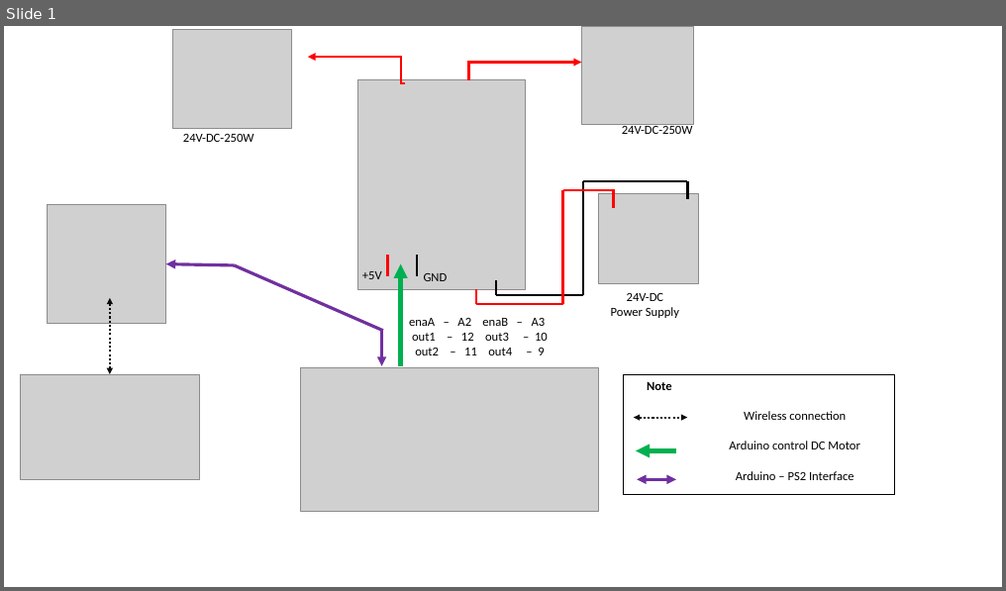
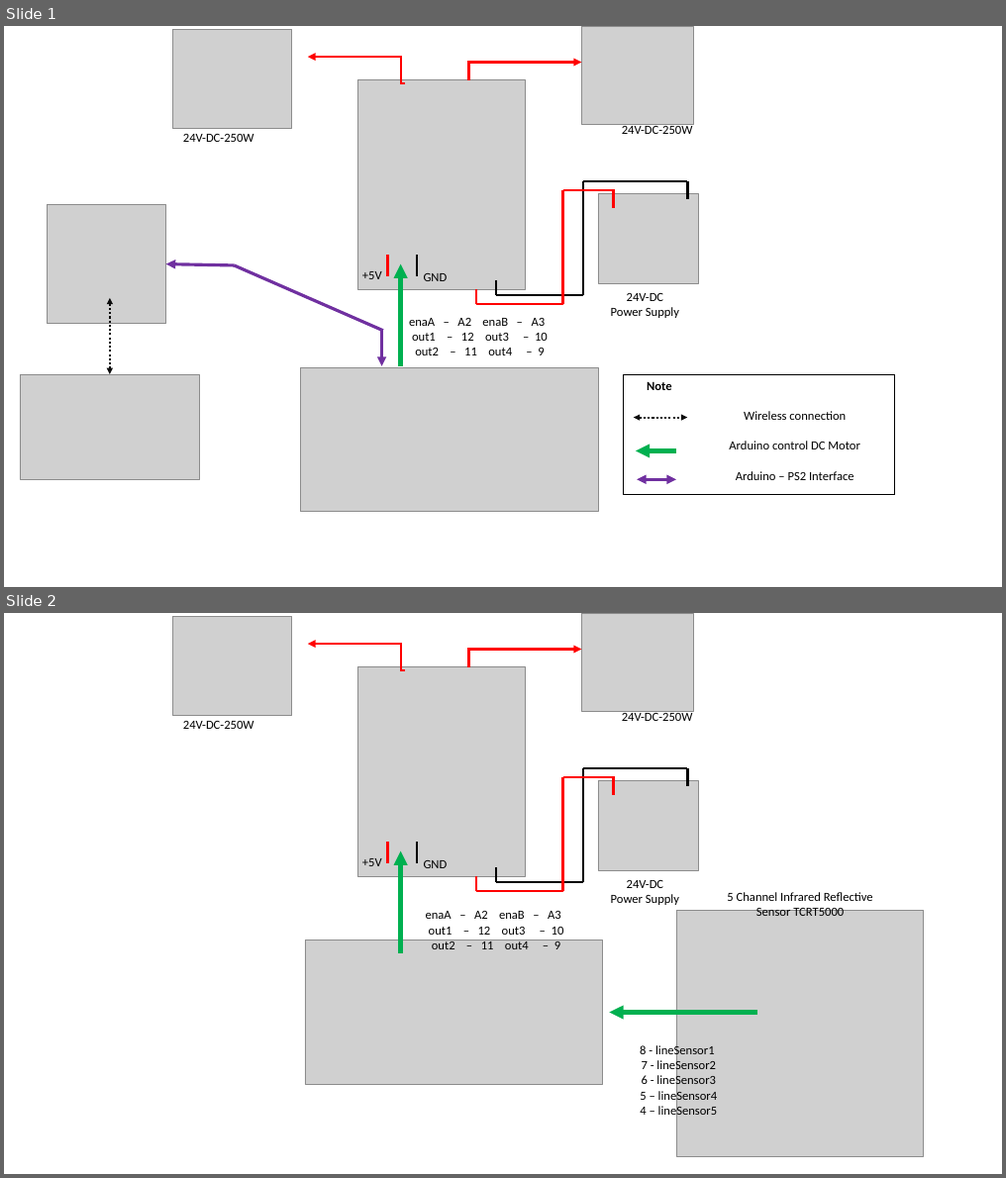
Before and after one commit to vo-hp/Power-Weelchair, a slide deck: presentation.pptx. Shown one above the other, each under a label of ours: slide 1 before the commit, slides 1 and 2 after it. The pictures are 1006x591 and 1006x1178 pixels, drawn with LibreOffice and Linux fonts; fonts in the diff are those of the drawing; grey boxes stand for pictures. Boxes give left, top, right and bottom in pixels: in the first picture for what was removed or moved away, otherwise in the second. Text is boxed around its words. In the diff, an @@ line names an element or a change of style, - is before the commit and + after.

```diff
--- a/presentation.pptx
+++ b/presentation.pptx
@@ slide 2 added at <box>4,613,1002,1174</box>, background #FFFFFF @@
@@ picture added at <box>172,616,291,716</box> @@
@@ picture added at <box>582,613,694,711</box> @@
@@ elbow arrow added from (405, 670) to (308, 644), #FF0000 2.5 pt @@
@@ picture added at <box>358,666,526,876</box> @@
@@ elbow arrow added from (470, 666) to (582, 649), #FF0000 2.5 pt @@
@@ text added at <box>183,721,254,729</box>, 12 pt, text #000000 @@
+24V-DC-250W
@@ text added at <box>622,711,693,721</box>, 12 pt, text #000000 @@
+24V-DC-250W
@@ group added at <box>476,777,615,891</box>: 5 lines @@
@@ group added at <box>497,768,687,882</box>: 5 lines @@
@@ picture added at <box>598,780,699,870</box> @@
@@ line added from (388, 842) to (388, 863), #FF0000 2.25 pt @@
@@ line added from (417, 842) to (417, 863), #000000 2.25 pt @@
@@ text added at <box>362,859,382,866</box>, 12 pt, text #000000 @@
++5V
@@ arrow added from (401, 954) to (401, 851), #00B050 4.5 pt @@
@@ text added at <box>424,861,448,868</box>, 12 pt, text #000000 @@
+GND
@@ text added at <box>611,880,679,905</box>, 12 pt, text #000000 @@
+24V-DC
+Power Supply
@@ text added at <box>727,892,873,916</box>, 12 pt, text #000000 @@
+5 Channel Infrared Reflective Sensor TCRT5000
@@ text added at <box>426,911,564,950</box>, 12 pt, text #000000 @@
+enaA – A2 enaB – A3
+out1 – 12 out3 – 10
+out2 – 11 out4 – 9
@@ picture added at <box>677,910,924,1157</box> @@
@@ picture added at <box>305,940,603,1084</box> @@
@@ arrow added from (757, 1013) to (610, 1013), #00B050 4.5 pt @@
@@ text added at <box>640,1045,718,1118</box>, 12 pt, text #000000 @@
+8 - lineSensor1
+7 - lineSensor2
+6 - lineSensor3
+5 – lineSensor4
+4 – lineSensor5
```
Also in this commit, not shown: 7 other slides added, 2 slides removed, 3 other files.
